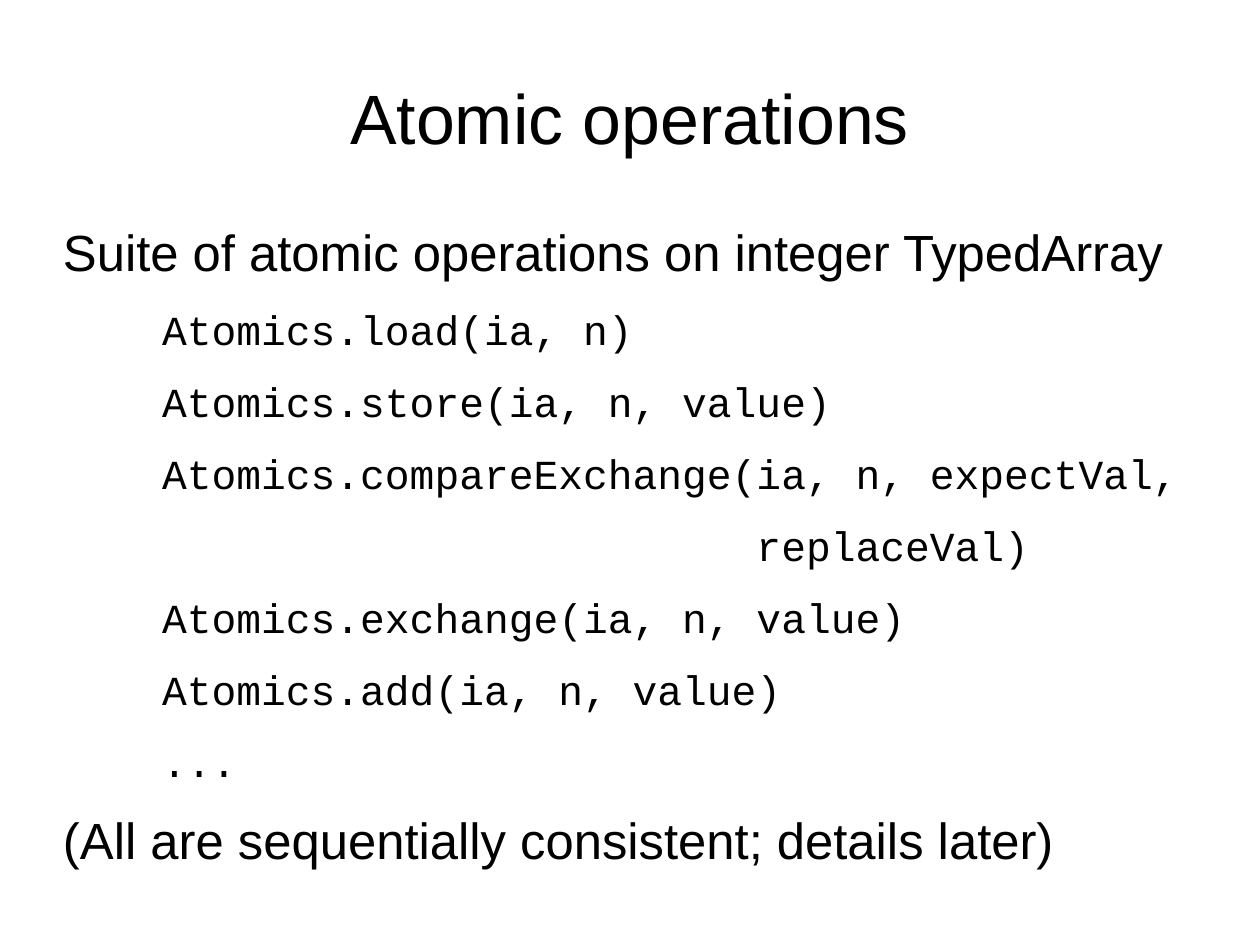
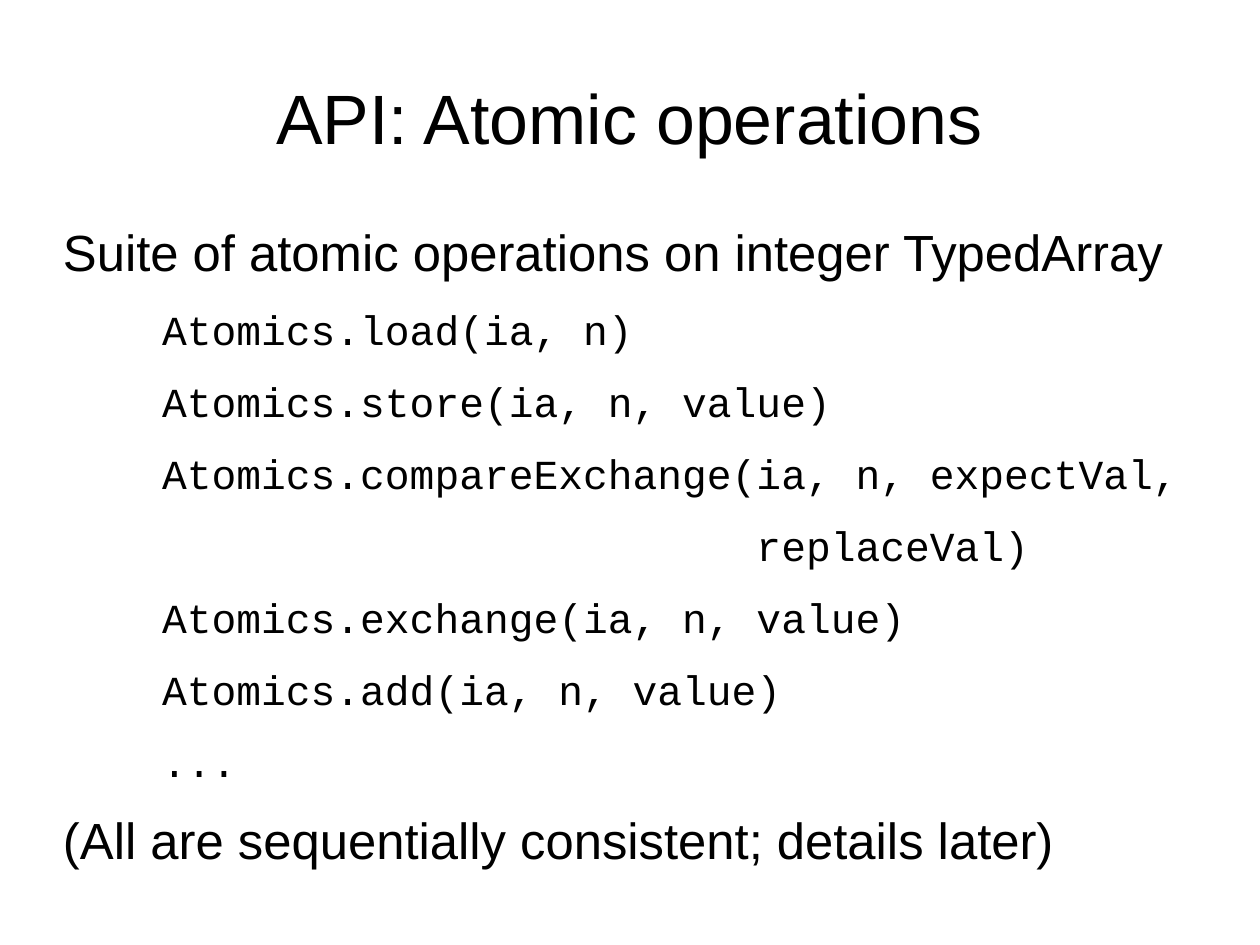
Before and after one commit to tc39/proposal-ecmascript-sharedmem, a slide deck: slide 8 of tc39/presentation-sept-2015.odp (slide 7 before the commit). Drawn at 1260x945 pixels with LibreOffice and Linux fonts; fonts in the diff are those of the drawing. Boxes give left, top, right and bottom in pixels: in the first picture for what was removed or moved away, otherwise in the second. Text is boxed around its words. In the diff, an @@ line names an element or a change of style, - is before the commit and + after.

```diff
--- a/tc39/presentation-sept-2015.odp
+++ b/tc39/presentation-sept-2015.odp
@@ title at [276, 93, 982, 157]: text changed @@
-Atomic operations
+API: Atomic operations
```
Also in this commit, not shown: 7 other slides changed, 9 slides added, 1 slide removed.
